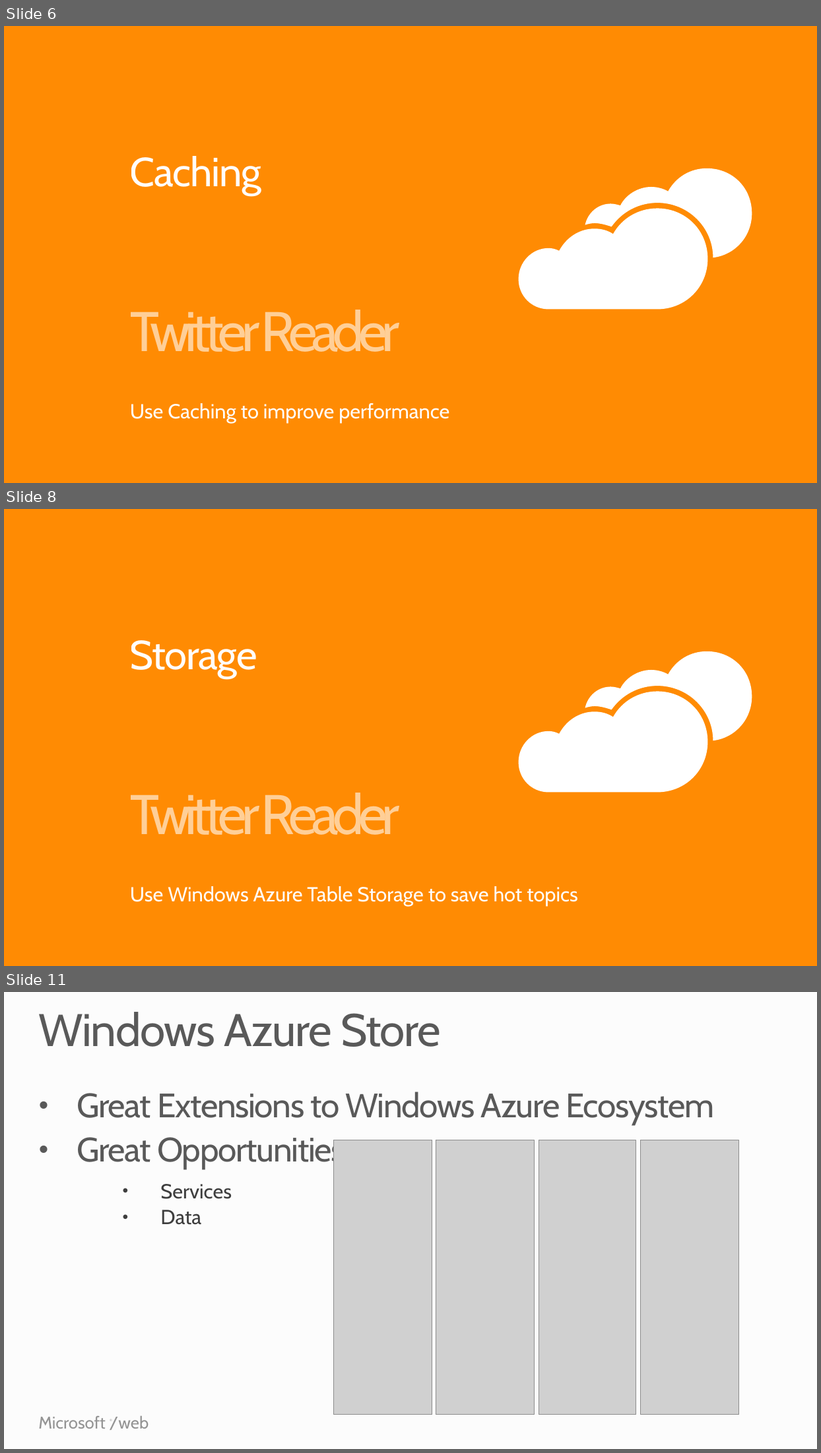
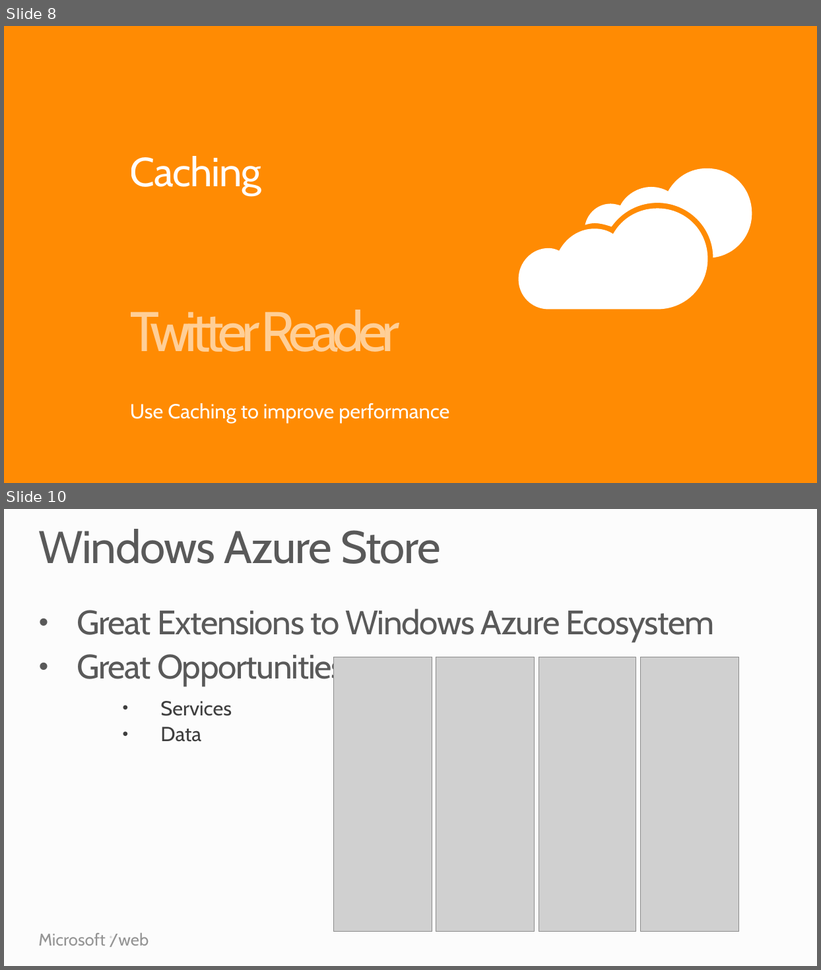
Before and after one commit to Microsoft-Web/PRESENTATION-UsingCloudApplicationServices, a slide deck: UsingCloudApplicationServices.pptx. Shown one above the other, each under a label of ours: slides 6, 8 and 11 before the commit, slides 8 and 10 after it; the slides between them are not shown. The pictures are 821x1453 and 821x970 pixels, drawn with LibreOffice and Linux fonts; fonts in the diff are those of the drawing; grey boxes stand for pictures. Boxes give left, top, right and bottom in pixels: in the first picture for what was removed or moved away, otherwise in the second. Text is boxed around its words. In the diff, an @@ line names an element or a change of style, - is before the commit and + after.

```diff
--- a/UsingCloudApplicationServices.pptx
+++ b/UsingCloudApplicationServices.pptx
@@ slide 8 removed at box(4, 509, 817, 966), background #FF8A00; not listed: 2 template elements that a slide beside it also shows @@
@@ title removed at box(130, 640, 257, 679) @@
-Storage
@@ text removed at box(130, 793, 400, 835) @@
-Twitter Reader
@@ subtitle removed at box(130, 887, 578, 906) @@
-Use Windows Azure Table Storage to save hot topics
@@ what was slide 6 is now slide 8 @@
@@ what was slide 11 is now slide 10 @@
```
Also in this commit, not shown: 3 slides changed, 3 slides added, 3 other slides removed.
